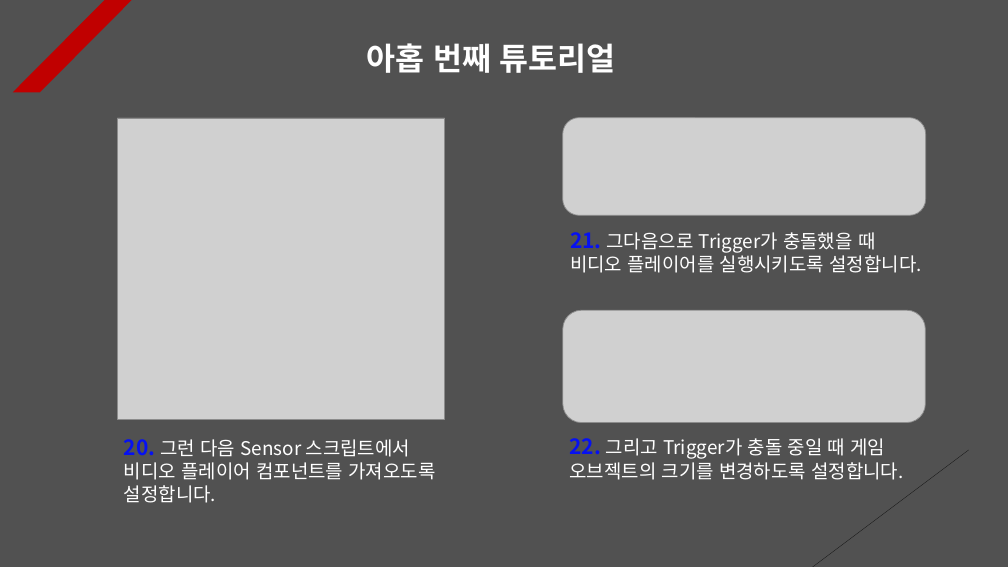
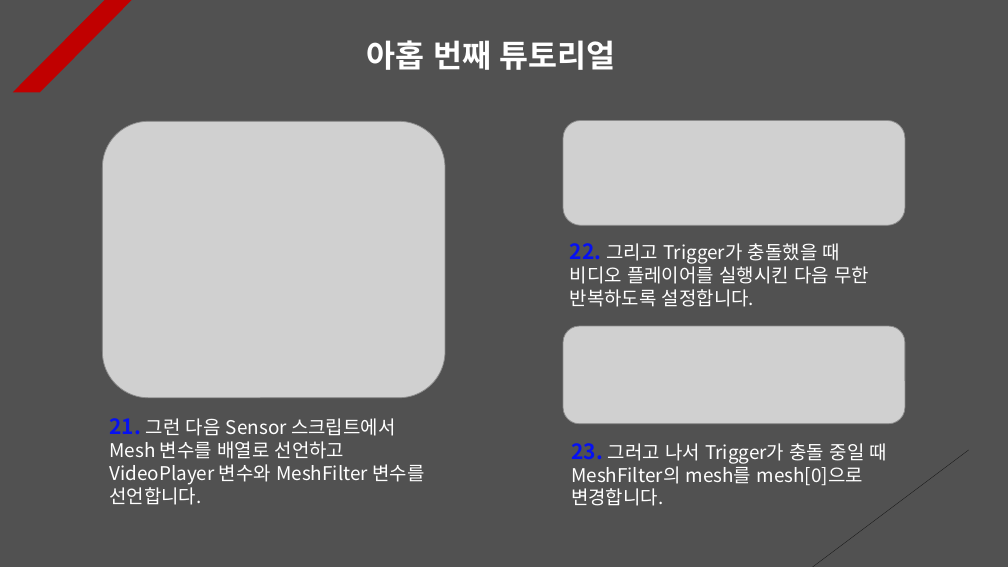
Before and after one commit to Unity2033/3D-UnityEngine, a slide deck: slide 9 of Assets/Class/Collision/PPT Data/Collision Example.pptx. Drawn at 1008x567 pixels with LibreOffice and Linux fonts; fonts in the diff are those of the drawing; grey boxes stand for pictures. Boxes give left, top, right and bottom in pixels: in the first picture for what was removed or moved away, otherwise in the second. Text is boxed around its words. In the diff, an @@ line names an element or a change of style, - is before the commit and + after.

```diff
--- a/Assets/Class/Collision/PPT Data/Collision Example.pptx
+++ b/Assets/Class/Collision/PPT Data/Collision Example.pptx
@@ picture: place and size @@
-picture at (117, 118, 445, 420)
+picture at (102, 121, 445, 398)
@@ picture: place and size @@
-picture at (563, 118, 926, 216)
+picture at (563, 120, 905, 225)
@@ text at (570, 243, 869, 307): text changed @@
-21. 그다음으로 Trigger가 충돌했을 때 비디오 플레이어를 실행시키도록 설정합니다.
+22. 그리고 Trigger가 충돌했을 때 비디오 플레이어를 실행시킨 다음 무한 반복하도록 설정합니다.
@@ picture: place and size @@
-picture at (563, 310, 926, 423)
+picture at (563, 326, 905, 423)
@@ text at (109, 418, 424, 505): text changed @@
-20. 그런 다음 Sensor 스크립트에서 비디오 플레이어 컴포넌트를 가져오도록 설정합니다.
+21. 그런 다음 Sensor 스크립트에서 Mesh 변수를 배열로 선언하고 VideoPlayer 변수와 MeshFilter 변수를 선언합니다.
@@ text at (571, 443, 887, 506): text changed @@
-22. 그리고 Trigger가 충돌 중일 때 게임 오브젝트의 크기를 변경하도록 설정합니다.
+23. 그러고 나서 Trigger가 충돌 중일 때 MeshFilter의 mesh를 mesh[0]으로 변경합니다.
```
Also in this commit, not shown: 10 other slides changed, 22 other files.
